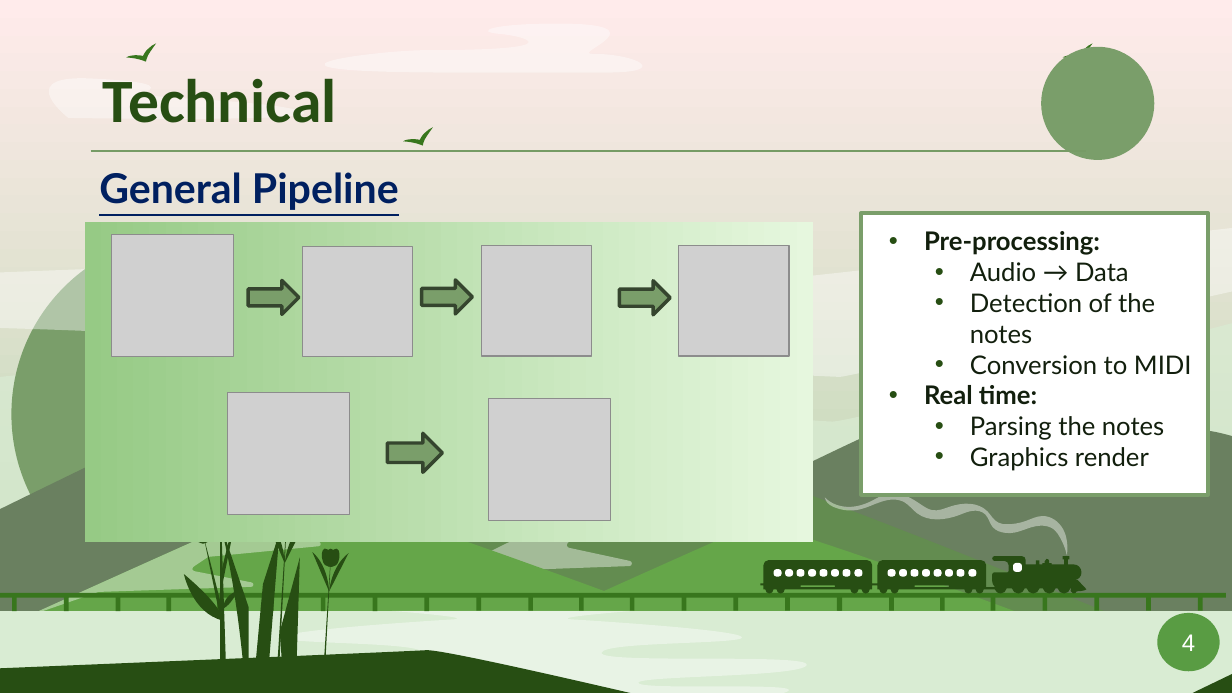
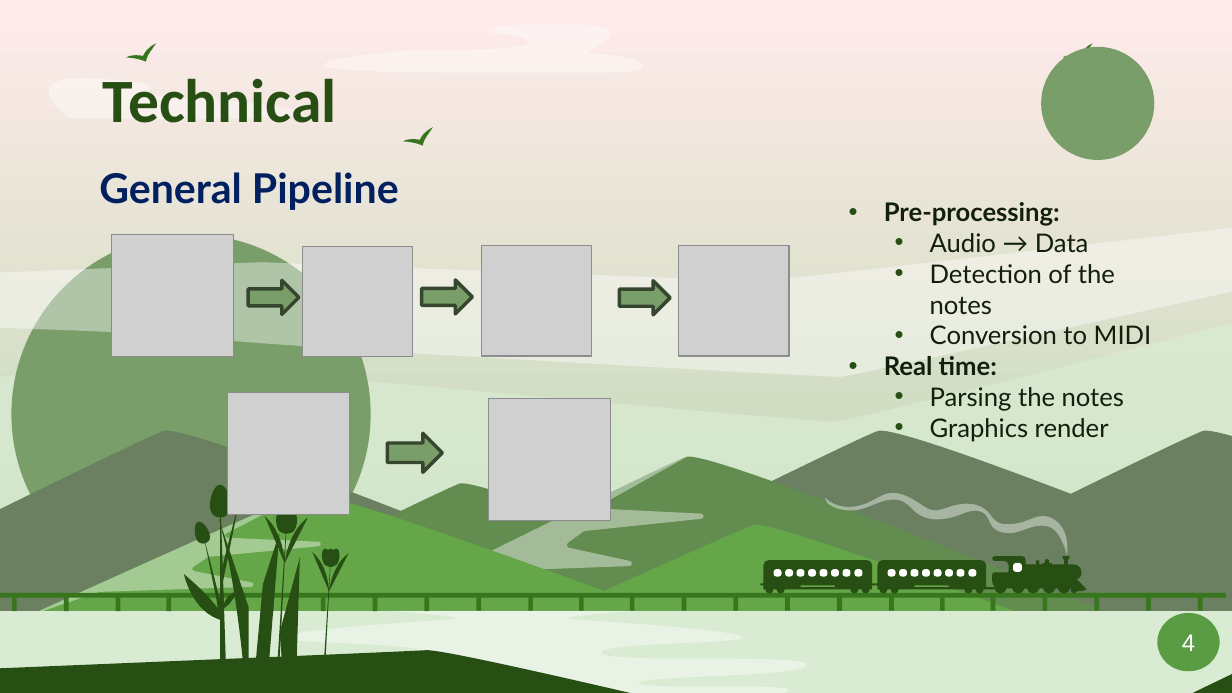
Before and after one commit to Smoother19/MusicAnimation, a slide deck: slide 3 of docs/presentation/PresFinal.pptx. Drawn at 1232x693 pixels with LibreOffice and Linux fonts; fonts in the diff are those of the drawing; grey boxes stand for pictures. Boxes give left, top, right and bottom in pixels: in the first picture for what was removed or moved away, otherwise in the second. Text is boxed around its words. In the diff, an @@ line names an element or a change of style, - is before the commit and + after.

```diff
--- a/docs/presentation/PresFinal.pptx
+++ b/docs/presentation/PresFinal.pptx
@@ text "General Pipeline" at bbox=[99, 172, 399, 210]: underline off @@
@@ line removed from (91, 152) to (1085, 152) @@
@@ subtitle "Pre-processing:": place and size @@
-subtitle "Pre-processing:" at bbox=[924, 231, 1192, 471]
+subtitle "Pre-processing:" at bbox=[884, 202, 1152, 442]
@@ rectangle removed at bbox=[85, 223, 813, 542] @@
```
Also in this commit, not shown: 4 other slides changed.
